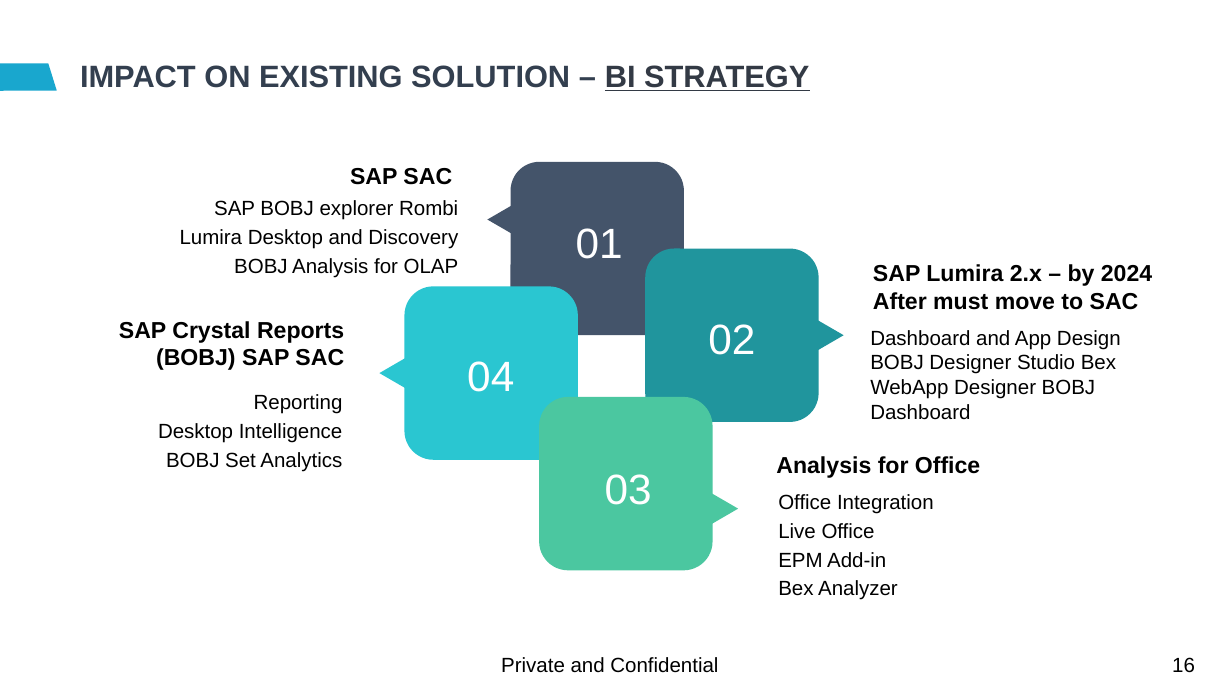
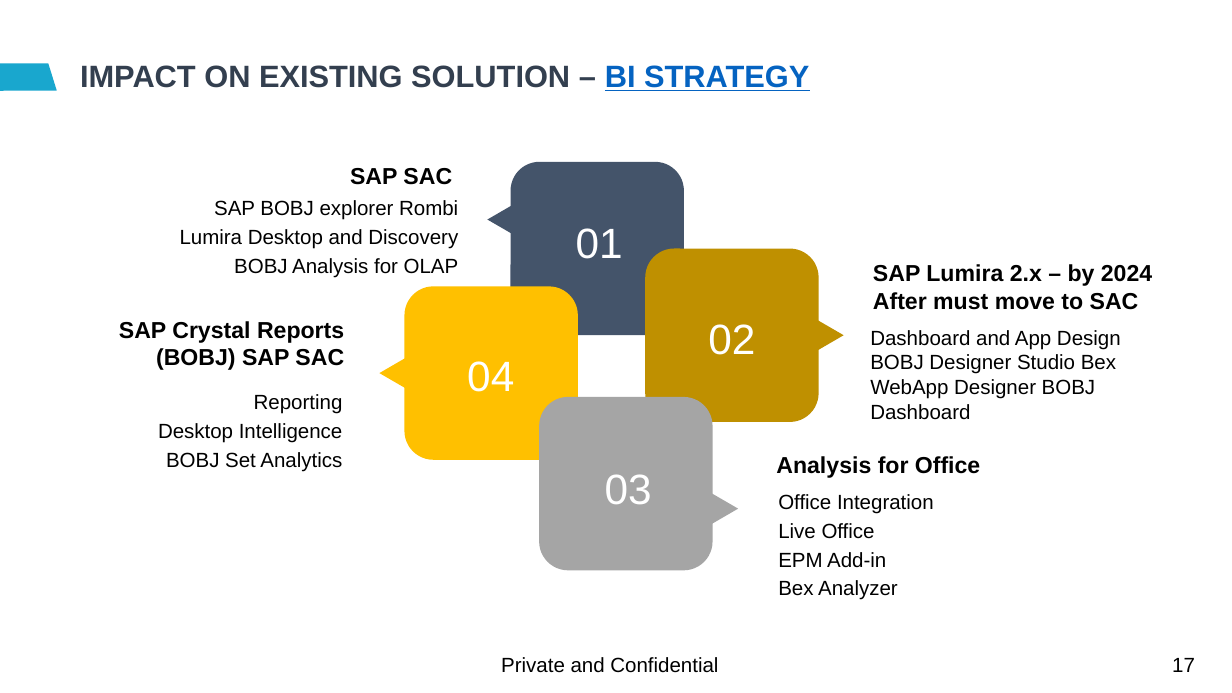
Before and after one commit to soyuztechnologies/EY_SAC_Feb2022, a slide deck: slide 17 of day 1/SAC_Training Day 1.pptx (slide 16 before the commit). Drawn at 1232x693 pixels with LibreOffice and Linux fonts; fonts in the diff are those of the drawing; background and template pictures are left out. Boxes give left, top, right and bottom in pixels: in the first picture for what was removed or moved away, otherwise in the second. Text is boxed around its words. In the diff, an @@ line names an element or a change of style, - is before the commit and + after.

```diff
--- a/day 1/SAC_Training Day 1.pptx
+++ b/day 1/SAC_Training Day 1.pptx
@@ title "IMPACT ON EXISTING SOLUTION – ..." at <box>80,65,809,91</box>: text colour #333A45 to #0563C1 in "BI STRATEGY" @@
@@ rounded rectangle at <box>645,249,819,422</box>: fill #20949D to #BF9000 @@
@@ rounded rectangle at <box>405,287,579,460</box>: fill #2AC6D1 to #FFC000 @@
@@ triangle at <box>809,315,844,356</box>: fill #20949D to #BF9000 @@
@@ triangle at <box>380,353,415,394</box>: fill #2AC6D1 to #FFC000 @@
@@ rounded rectangle at <box>539,397,713,571</box>: fill #4BC7A0 to #A5A5A5 @@
@@ triangle at <box>703,489,738,530</box>: fill #4BC7A0 to #A5A5A5 @@
@@ page number at <box>1172,658,1195,672</box>: text changed @@
-16
+17
```
Also in this commit, not shown: 20 other slides changed, 1 slide added, 2 other files.
